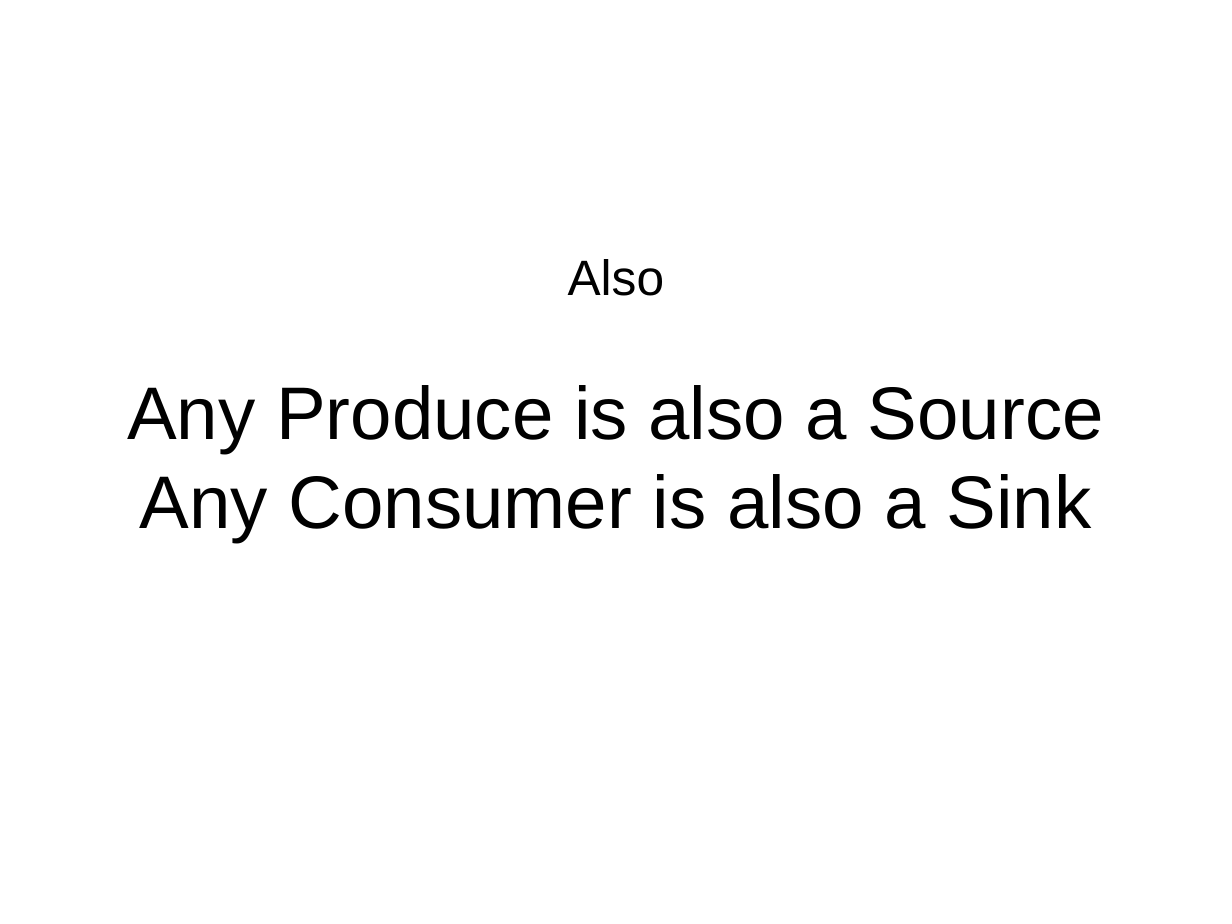
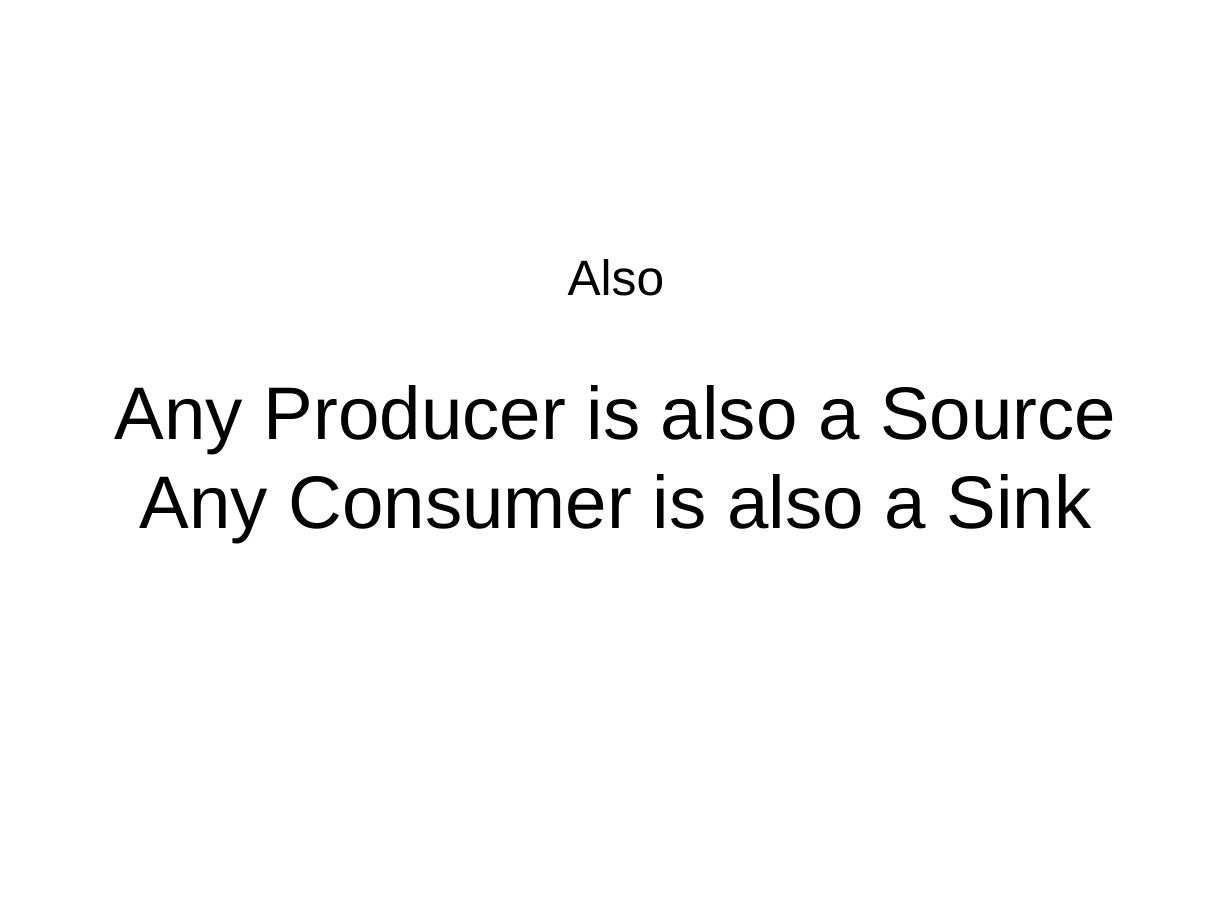
Before and after one commit to bhurt/presentations, a slide deck: slide 53 of conduits.odp. Drawn at 1232x924 pixels with LibreOffice and Linux fonts; fonts in the diff are those of the drawing. Boxes give left, top, right and bottom in pixels: in the first picture for what was removed or moved away, otherwise in the second. Text is boxed around its words. In the diff, an @@ line names an element or a change of style, - is before the commit and + after.

Commit message:
Fix some typos.

```diff
--- a/conduits.odp
+++ b/conduits.odp
@@ subtitle at box(115, 385, 1116, 453): text changed @@
-Any Produce is also a Source
+Any Producer is also a Source
```
Also in this commit, not shown: 4 other slides changed.
